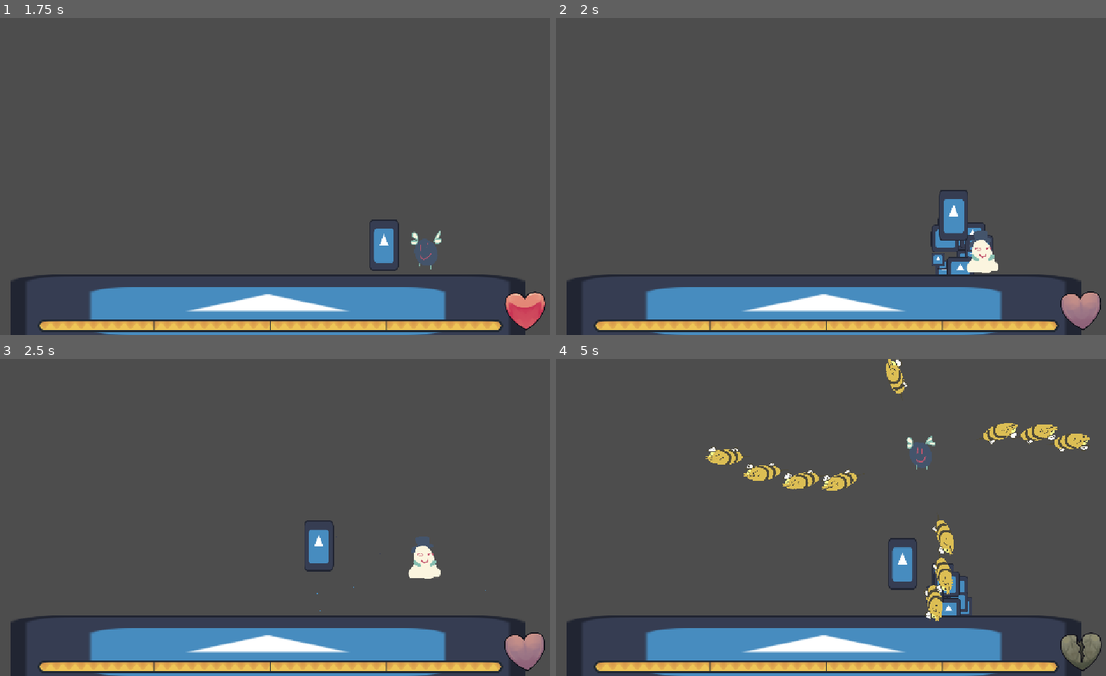
Above: before the commit, frames 1-4 (two rows, left to right).
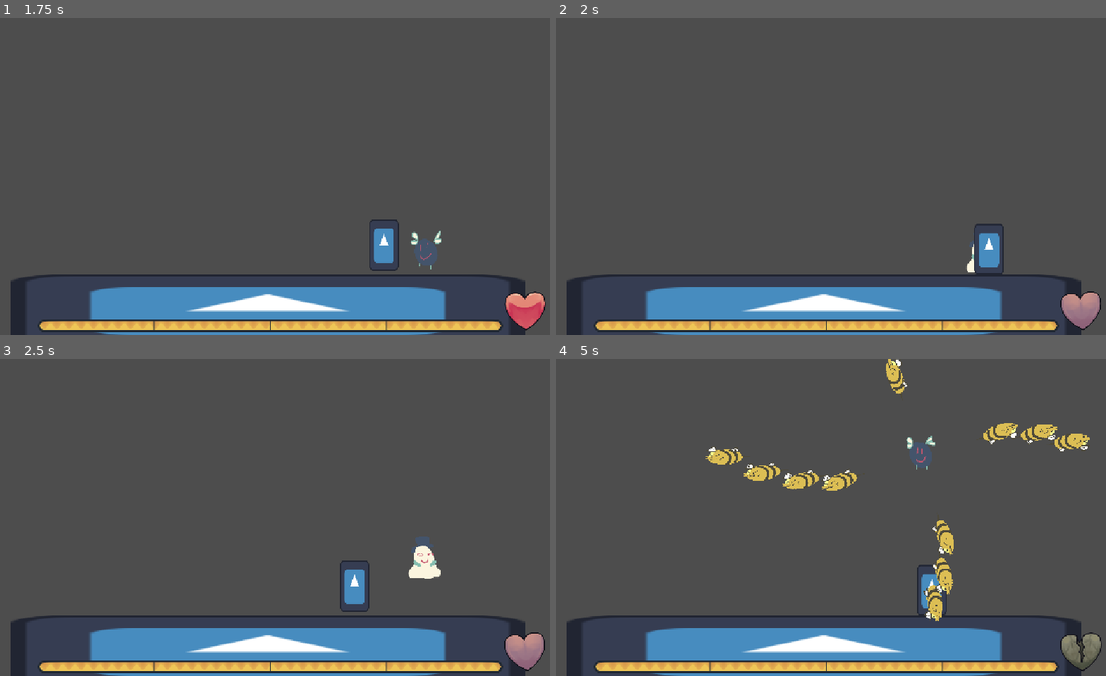
Above: after the commit, the same moments.

Repository: ShockedEmoji/whos-up-grandma
Game: Godot game, scene res://scenes/platformer/mafia_bossfight.tscn
Two runs of this game, one before a commit and one after it. Both use one fixed random seed, a clock stepped at 60 frames per second and the inputs below. This scene is started directly instead of the project's main scene. The engine's default icon, where the game draws it, is replaced by a stand-in: a white triangle on a blue panel in a dark square. Sound files missing from this copy of the repository are replaced by a short silence.
Inputs:
- Up to frame 1 (1.75 s): hold Right (right) from 0.53 s (still down); tap Z (confirm) at 0.6, 1.35 s; tap Up (up) at 0.77, 1.52 s
- Up to frame 2 (2 s): keep holding Right (right)
- Up to frame 3 (2.5 s): release Right (right) at 2.03 s; hold Left (left) from 2.03 s (still down); tap Z (confirm) at 2.1 s
- Up to frame 4 (5 s): release Left (left) at 2.78 s; hold Right (right) 2.78-4.28 s; tap Z (confirm) at 2.85, 3.6, 4.35 s; tap Up (up) at 3.02, 3.77, 4.52 s; hold Left (left) from 4.28 s (still down)

Frame 1 is identical in both runs. In frame 2, 1.6% of the frame differs, in the area x 68-82%, y 54-81%; in frame 3, 1.0%; in frame 4, 1.1%.
Error after the commit: Invalid call. Nonexistent function '_play_sound' in base 'Window'. (res://scripts/plat_player.gd:81)

Commit message:
some things

Diff:
--- a/scripts/bullet.gd
+++ b/scripts/bullet.gd
@@ -8,6 +8,7 @@
 
 func _ready() -> void:
 	self.position = start_position
+	self.rotation = direction.angle()
 
 # Called every frame. 'delta' is the elapsed time since the previous frame.
 func _process(delta: float) -> void:
--- a/scripts/plat_player.gd
+++ b/scripts/plat_player.gd
@@ -78,6 +78,7 @@
 
 func _take_damage():
 	print("ouchie")
+	$"../.."._play_sound("damage")
 
 	var inst = DAMAGE_PARTICLES.instantiate()
 	inst.position = self.position
--- a/scripts/root.gd
+++ b/scripts/root.gd
@@ -200,7 +200,7 @@
 
 	match song:
 		"menu":
-			m_path = "res://audio/Life on the Edge.ogg"
+			m_path = "res://audio/Touch of Grass.ogg"
 			music_high = 1.0
 			loop = true
 		"grandma_house":
@@ -208,7 +208,7 @@
 			music_high = 1.0
 			loop = true
 		"tutorial":
-			m_path = "res://audio/Touch of Grass.ogg"
+			m_path = "res://audio/Life on the Edge.ogg"
 			music_high = 1.0
 			loop = true
 		"bee_fight":
@@ -247,6 +247,7 @@
 const SELECTING = preload("uid://c6gon42n81jua")
 const BEE_VOICE = preload("uid://cva7c4fw4t334")
 const CLICK = preload("uid://dywpiuiweiph5")
+const DAMAGE = preload("uid://cy35frr4cq6a3")
 
 func _play_sound(sound: String):
 
@@ -264,6 +265,9 @@
 		"click":
 			sound_stream = CLICK
 			volume_alter = 1.0
+		"damage":
+			sound_stream = DAMAGE
+			volume_alter = 1.0
 
 	var player: AudioStreamPlayer = AudioStreamPlayer.new()
 	player.stream = sound_stream
Not shown, added: audio/Damage.mp3.import
Not shown, added: audio/Damage.mp3
Not shown, changed: audio/Waterfront.ogg
